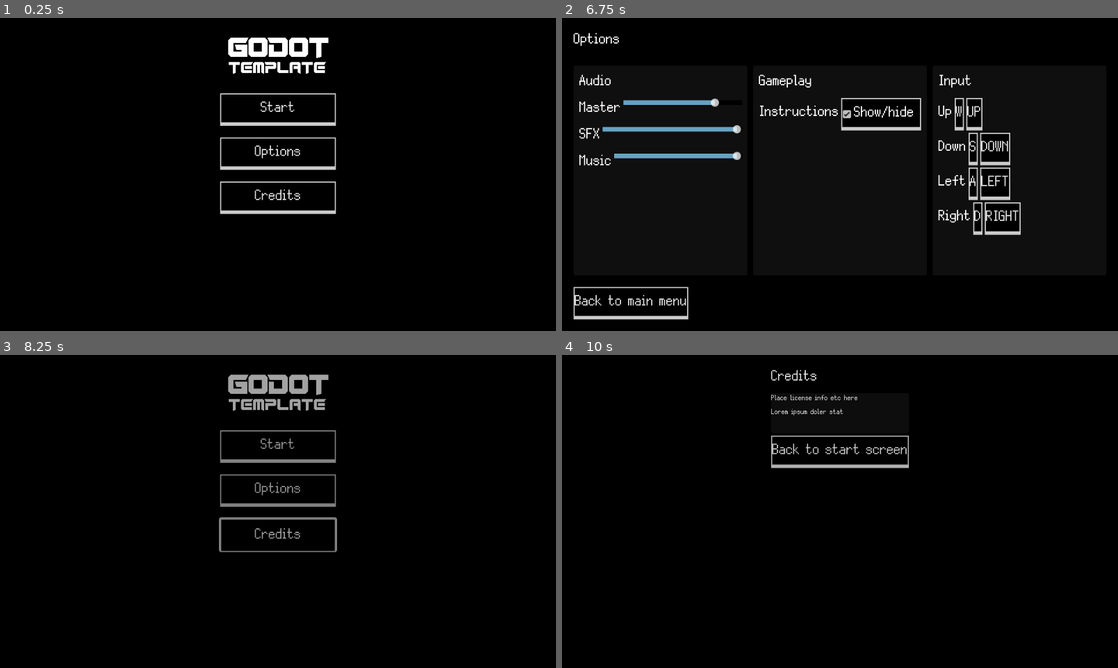
Above: before the commit, frames 1-4 (two rows, left to right).
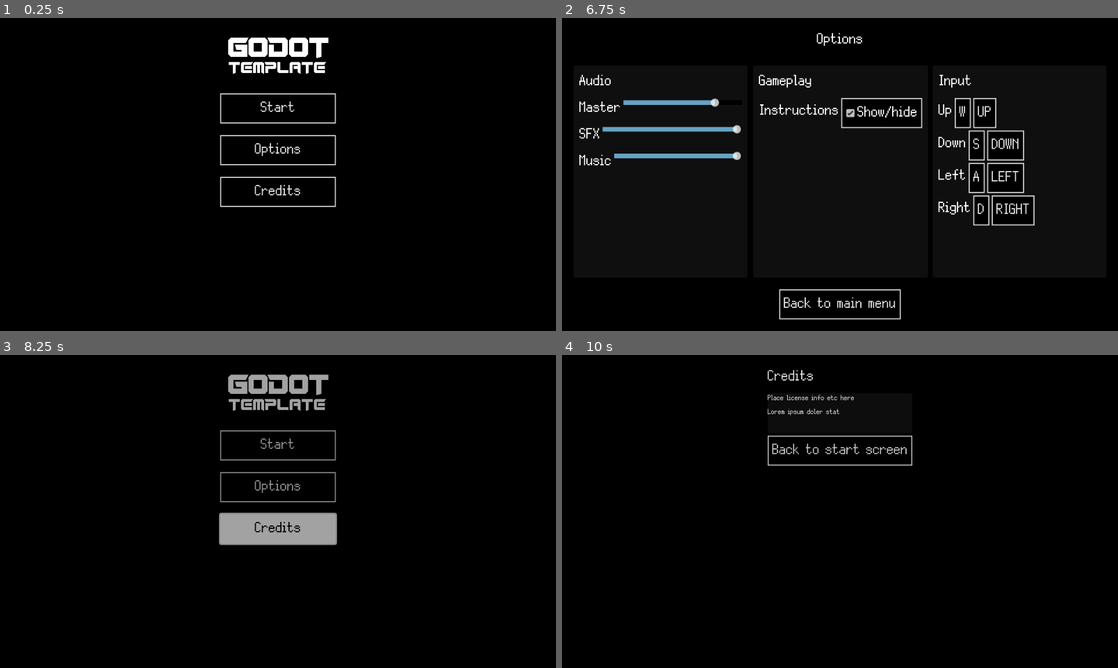
Above: after the commit, the same moments.

Repository: hawkstein/godot-2d-template
Game: Godot game, scene res://utils/ui/main_menu.tscn
Two runs of this game, one before a commit and one after it. Both use one fixed random seed, a clock stepped at 60 frames per second and the inputs below.
Inputs (mouse positions are in pixels of both pictures, inside the frame that each line leads up to):
- Up to frame 1 (0.25 s): no input
- Up to frame 2 (6.75 s): click "Start" at 0.5 s; click "Start" at 1.25 s; tap Enter (ui_accept) at 2, 2.27, 3.02, 5.27, 5.75, 6.02 s; move the mouse to (962, 158) at 2.02 s; click (962, 158) at 2.17 s; move the mouse to (728, 190) at 2.77 s; click (728, 190) at 2.92 s; move the mouse to (895, 105) at 3.52 s; click (895, 105) at 3.67 s; click "Start" at 4.25 s; move the mouse to (812, 237) at 5.02 s; click (812, 237) at 5.17 s; move the mouse to (1006, 221) at 5.77 s; click (1006, 221) at 5.92 s; click "Options" at 6.5 s
- Up to frame 3 (8.25 s): click "Back to main menu" at 7.25 s; click "Credits" at 8 s
- Up to frame 4 (10 s): move the mouse to (673, 464) at 8.77 s; click (673, 464) at 8.92 s; click "Back to start screen" at 9.5 s

The runs differ from the first frame. In frame 1, 1.7% of the frame differs, in the area x 39-61%, y 33-63%; in frame 2, 4.3%, in the area x 2-85%, y 4-97%; in frame 3, 3.2%; in frame 4, 0.7%.

Commit message:
simplify button styles

Diff:
--- a/utils/ui/default_theme.tres
+++ b/utils/ui/default_theme.tres
@@ -3,22 +3,26 @@
 [ext_resource type="FontFile" uid="uid://bk4j1idfh85sp" path="res://assets/fonts/Silver.ttf" id="1_os6be"]
 
 [sub_resource type="StyleBoxFlat" id="StyleBoxFlat_ht4lr"]
-content_margin_top = 10.0
+content_margin_left = 8.0
+content_margin_top = 8.0
+content_margin_right = 8.0
+bg_color = Color(1, 1, 1, 1)
+border_width_left = 2
+border_width_top = 2
+border_width_right = 2
+border_width_bottom = 2
+border_color = Color(1, 1, 1, 1)
+anti_aliasing = false
+
+[sub_resource type="StyleBoxFlat" id="StyleBoxFlat_os6be"]
+content_margin_left = 8.0
+content_margin_top = 8.0
+content_margin_right = 8.0
 bg_color = Color(0, 0, 0, 1)
 border_width_left = 2
 border_width_top = 2
 border_width_right = 2
 border_width_bottom = 2
-expand_margin_bottom = 2.0
-anti_aliasing = false
-
-[sub_resource type="StyleBoxFlat" id="StyleBoxFlat_os6be"]
-content_margin_top = 8.0
-bg_color = Color(0, 0, 0, 1)
-border_width_left = 2
-border_width_top = 2
-border_width_right = 2
-border_width_bottom = 6
 anti_aliasing = false
 
 [sub_resource type="StyleBoxFlat" id="StyleBoxFlat_dfpka"]
@@ -33,6 +37,7 @@
 [resource]
 default_font = ExtResource("1_os6be")
 default_font_size = 38
+Button/colors/font_hover_color = Color(0, 0, 0, 1)
 Button/styles/hover = SubResource("StyleBoxFlat_ht4lr")
 Button/styles/normal = SubResource("StyleBoxFlat_os6be")
 Button/styles/pressed = SubResource("StyleBoxFlat_os6be")
--- a/utils/ui/main_menu.tscn
+++ b/utils/ui/main_menu.tscn
@@ -77,94 +77,17 @@
 [node name="OptionsLabel" type="Label" parent="MarginContainer/OptionsVBoxContainer"]
 layout_mode = 2
 text = "Options"
+horizontal_alignment = 1
 
 [node name="HBoxContainer" type="HBoxContainer" parent="MarginContainer/OptionsVBoxContainer"]
 layout_mode = 2
 size_flags_vertical = 3
 theme_override_constants/separation = 10
 
-[node name="First" type="Control" parent="MarginContainer/OptionsVBoxContainer/HBoxContainer"]
-visible = false
-layout_mode = 2
-size_flags_horizontal = 3
-
-[node name="PanelContainer" type="PanelContainer" parent="MarginContainer/OptionsVBoxContainer/HBoxContainer/First"]
-layout_mode = 1
-anchors_preset = 15
-anchor_right = 1.0
-anchor_bottom = 1.0
-grow_horizontal = 2
-grow_vertical = 2
-
-[node name="MarginContainer" type="MarginContainer" parent="MarginContainer/OptionsVBoxContainer/HBoxContainer/First/PanelContainer"]
-layout_mode = 2
-theme_override_constants/margin_left = 10
-theme_override_constants/margin_top = 10
-theme_override_constants/margin_right = 10
-theme_override_constants/margin_bottom = 10
-
-[node name="VBoxContainer" type="VBoxContainer" parent="MarginContainer/OptionsVBoxContainer/HBoxContainer/First/PanelContainer/MarginContainer"]
+[node name="CenterContainer" type="CenterContainer" parent="MarginContainer/OptionsVBoxContainer"]
 layout_mode = 2
 
-[node name="Label" type="Label" parent="MarginContainer/OptionsVBoxContainer/HBoxContainer/First/PanelContainer/MarginContainer/VBoxContainer"]
-layout_mode = 2
-text = "Section"
-
-[node name="Second" type="Control" parent="MarginContainer/OptionsVBoxContainer/HBoxContainer"]
-visible = false
-layout_mode = 2
-size_flags_horizontal = 3
-
-[node name="PanelContainer" type="PanelContainer" parent="MarginContainer/OptionsVBoxContainer/HBoxContainer/Second"]
-layout_mode = 1
-anchors_preset = 15
-anchor_right = 1.0
-anchor_bottom = 1.0
-grow_horizontal = 2
-grow_vertical = 2
-
-[node name="MarginContainer" type="MarginContainer" parent="MarginContainer/OptionsVBoxContainer/HBoxContainer/Second/PanelContainer"]
-layout_mode = 2
-theme_override_constants/margin_left = 10
-theme_override_constants/margin_top = 10
-theme_override_constants/margin_right = 10
-theme_override_constants/margin_bottom = 10
-
-[node name="VBoxContainer" type="VBoxContainer" parent="MarginContainer/OptionsVBoxContainer/HBoxContainer/Second/PanelContainer/MarginContainer"]
-layout_mode = 2
-
-[node name="Label" type="Label" parent="MarginContainer/OptionsVBoxContainer/HBoxContainer/Second/PanelContainer/MarginContainer/VBoxContainer"]
-layout_mode = 2
-text = "Section"
-
-[node name="Third" type="Control" parent="MarginContainer/OptionsVBoxContainer/HBoxContainer"]
-visible = false
-layout_mode = 2
-size_flags_horizontal = 3
-
-[node name="PanelContainer" type="PanelContainer" parent="MarginContainer/OptionsVBoxContainer/HBoxContainer/Third"]
-layout_mode = 1
-anchors_preset = 15
-anchor_right = 1.0
-anchor_bottom = 1.0
-grow_horizontal = 2
-grow_vertical = 2
-
-[node name="MarginContainer" type="MarginContainer" parent="MarginContainer/OptionsVBoxContainer/HBoxContainer/Third/PanelContainer"]
-layout_mode = 2
-theme_override_constants/margin_left = 10
-theme_override_constants/margin_top = 10
-theme_override_constants/margin_right = 10
-theme_override_constants/margin_bottom = 10
-
-[node name="VBoxContainer" type="VBoxContainer" parent="MarginContainer/OptionsVBoxContainer/HBoxContainer/Third/PanelContainer/MarginContainer"]
-layout_mode = 2
-
-[node name="Label" type="Label" parent="MarginContainer/OptionsVBoxContainer/HBoxContainer/Third/PanelContainer/MarginContainer/VBoxContainer"]
-layout_mode = 2
-text = "Section"
-
-[node name="Button" type="Button" parent="MarginContainer/OptionsVBoxContainer"]
+[node name="BackButton" type="Button" parent="MarginContainer/OptionsVBoxContainer/CenterContainer"]
 layout_mode = 2
 size_flags_horizontal = 0
 text = "Back to main menu"
@@ -172,4 +95,4 @@
 [connection signal="pressed" from="MarginContainer/StartVBoxContainer/StartButton" to="." method="_on_start_button_pressed"]
 [connection signal="pressed" from="MarginContainer/StartVBoxContainer/OptionsButton" to="." method="_on_options_button_pressed"]
 [connection signal="pressed" from="MarginContainer/StartVBoxContainer/CreditsButton" to="." method="_on_credits_button_pressed"]
-[connection signal="pressed" from="MarginContainer/OptionsVBoxContainer/Button" to="." method="_on_back_button_pressed"]
+[connection signal="pressed" from="MarginContainer/OptionsVBoxContainer/CenterContainer/BackButton" to="." method="_on_back_button_pressed"]
